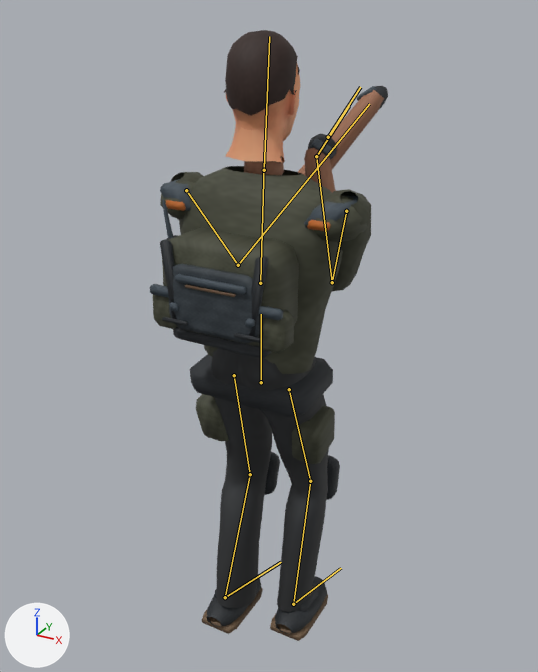
Two versions of the FBX model Assets/Resources/ProductionArt/Max.fbx, one commit apart.
Rendered twice from a camera (50 mm lens) standing at (1.028, -1.82, 2.04) and looking at (-0.044, 0.13, 1.065). Every picture has the same lights, and +X, +Y and +Z are marked at lower left. The picture after the commit comes second. Both versions are drawn at frame 107 of the action 'Scene'; the numbers are the values there. The bones that change, and the others that lie on the model, are drawn over the model as lines.

The first picture shows 'Max skinned body'.
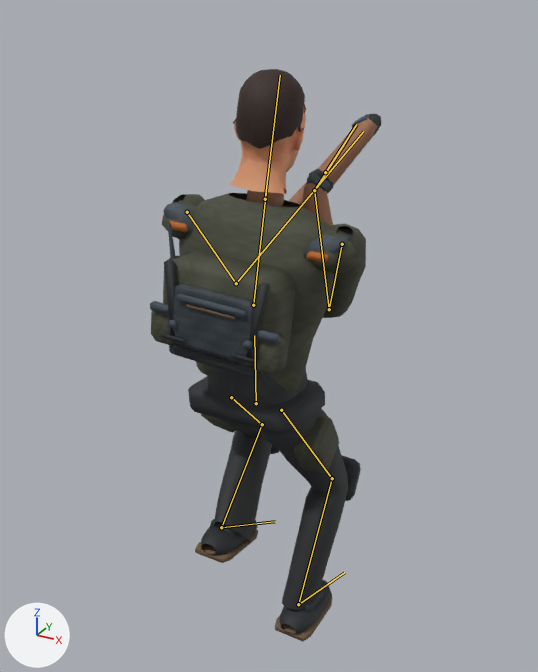
The change in detail:
Bone 'Pelvis' (bone_pelvis) moves from (0.0, -0.044, -0.003) to (-0.033, -0.138, -0.036).
Bone 'Pelvis' (bone_pelvis) turns from (4, 0, 0) to (0, -5, 4) degrees about its own x, y and z.
Bone 'Chest' (bone_chest) turns from (-5, 0, 0) to (-4, 8, -8) degrees about its own x, y and z.
Bone 'UpperArmL' (bone_upperarml) turns from (13, 5, -38) to (13, 7, -42) degrees about its own x, y and z.
Bone 'UpperArmR' (bone_upperarmr) turns from (25, -10, 42) to (29, -8, 39) degrees about its own x, y and z.
Bone 'ThighL' (bone_thighl) turns from (6, 0, 0) to (44, -8, 12) degrees about its own x, y and z.
Bone 'ShinL' (bone_shinl) turns from (-28, 0, 1) to (-106, -12, -11) degrees about its own x, y and z.
Bone 'FootL' (bone_footl) turns from (17, 0, 0) to (51, 8, 7) degrees about its own x, y and z.
Bone 'ThighR' (bone_thighr) turns from (13, 0, 0) to (30, -2, -4) degrees about its own x, y and z.
Bone 'ShinR' (bone_shinr) turns from (-28, 0, -1) to (-54, 2, 10) degrees about its own x, y and z.
Bone 'FootR' (bone_footr) turns from (11, 0, 0) to (22, -2, -1) degrees about its own x, y and z.

Where the change shows, as pixel boxes [x1, y1, x2, y2] in the pictures (538 x 672 px):
'Max skinned body', posed (6% shorter): before [150, 30, 388, 641]; after [150, 69, 381, 642]
bone 'Pelvis', root to tip: before (261, 382) to (261, 314); after (256, 403) to (254, 335)
bone 'Chest', root to tip: before (260, 283) to (264, 163); after (253, 305) to (266, 193)
bone 'UpperArmL', root to tip: before (186, 190) to (238, 265); after (187, 212) to (236, 283)
bone 'UpperArmR', root to tip: before (346, 211) to (332, 282); after (342, 244) to (329, 309)
bone 'ThighL', root to tip: before (234, 375) to (250, 474); after (231, 397) to (262, 424)
bone 'ShinL', root to tip: before (250, 474) to (225, 597); after (262, 424) to (221, 527)
bone 'FootL', root to tip: before (225, 597) to (281, 562); after (221, 527) to (275, 521)
bone 'ThighR', root to tip: before (289, 389) to (310, 481); after (281, 410) to (332, 478)
bone 'ShinR', root to tip: before (310, 481) to (293, 604); after (332, 478) to (298, 604)
bone 'FootR', root to tip: before (293, 604) to (341, 568); after (298, 604) to (344, 572)
